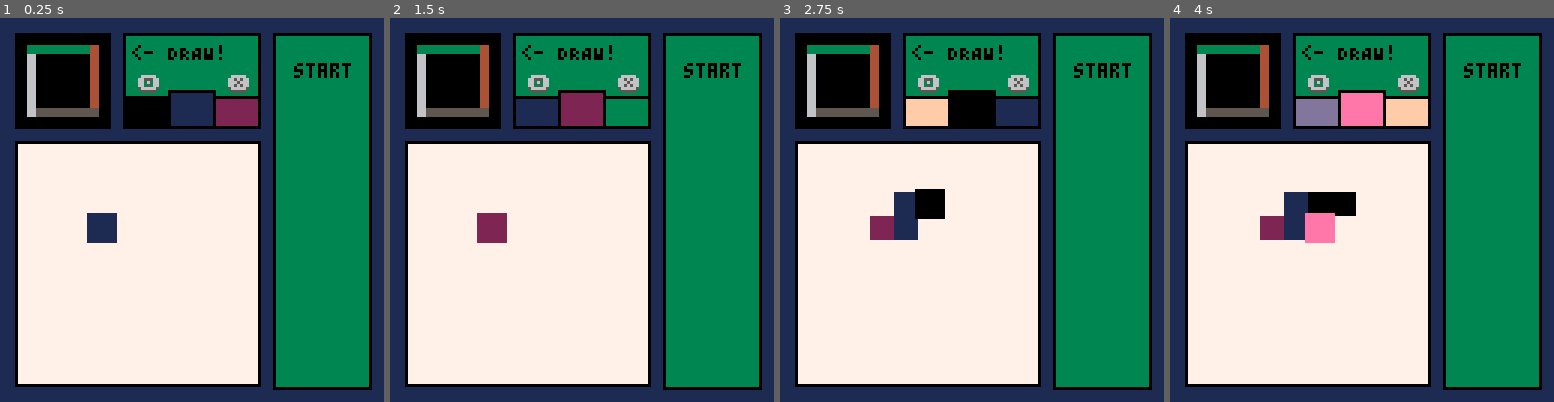
Above: before the commit, frames 1-4 (left to right).
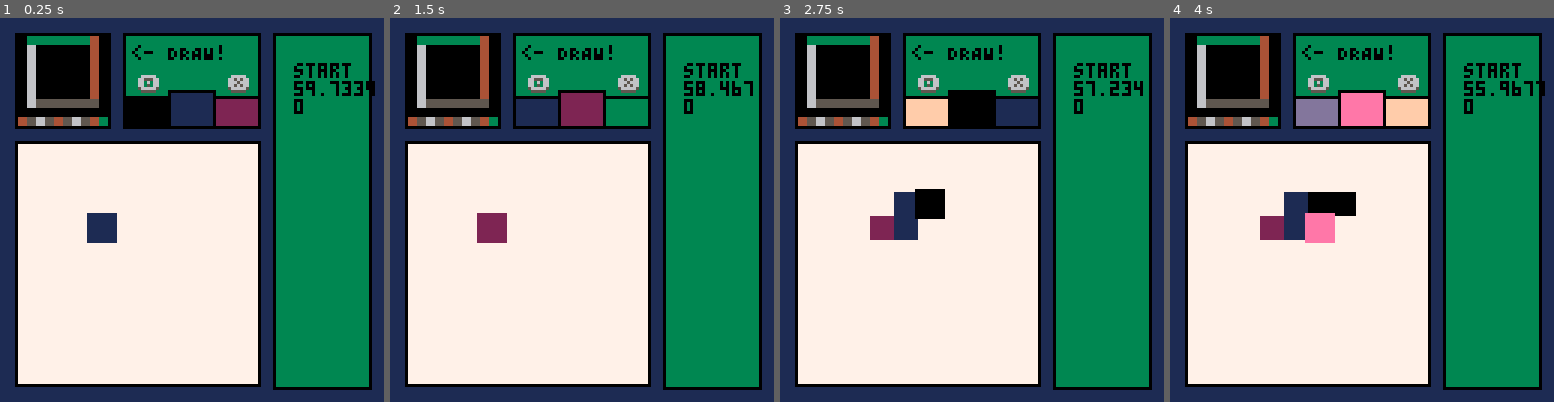
Above: after the commit, the same moments.

Repository: appellatebaton0/siege-6
Game: PICO-8 cartridge siege6.p8
Two runs of this game, one before a commit and one after it. Both use one fixed random seed, a clock stepped at 60 frames per second and the inputs below.
Inputs:
- Up to frame 1 (0.25 s): no input
- Up to frame 2 (1.5 s): tap X (X key) at 0.33, 1.07 s; tap O (Z key) at 0.7 s
- Up to frame 3 (2.75 s): hold Right 1.6-2.1 s; tap O (Z key) at 1.7, 2.1, 2.5 s; tap X (X key) at 1.85 s; hold Up 2.15-2.42 s; hold Right from 2.47 s (still down)
- Up to frame 4 (4 s): tap O (Z key) at 2.9, 3.3, 3.7 s; tap X (X key) at 2.97 s; release Right at 3.03 s; hold Left 3.08-3.58 s; hold Down 3.63-3.97 s

The runs differ from the first frame. In frame 1, 2.6% of the frame differs, in the area x 4-98%, y 4-29%; in frame 2, 2.6%; in frame 3, 2.6%; in frame 4, 2.6%.

Commit message:
v0.11 - Timers, States, and Scores (Oh My!)
- Added a timer that ticks down every time a new drawing starts - no lose condition yet.
- Started setting up for a menu
- Added a score that goes up with every level, with a hefty bonus for finishing with extra time.

Diff:
--- a/siege6.lua
+++ b/siege6.lua
@@ -13,6 +13,74 @@
     rect(x0, y0, x1, y1, outline)
 end
 
+function move_towards(from, to, delta)
+    amount = to - from
+
+    // Make sure you dont move more than allowed by delta.
+    if amount < 0 then amount = max(-delta, amount)
+elseif amount > 0 then amount = min( delta, amount) end
+
+    return from + amount
+end
+
+// Anything relating to the current time and state of the game.
+state = {
+
+    draw_time = 0.0,
+
+    // A table of all the time values for each level. Lookup table of the log function time = 30 - log10(i)
+    time_table = {60,55,53,51,50,48,47,46,46,45,44,44,43,43,42,42,42,41,41,40,40,40,40,39,39,39,39,38,38,38,38,37,37,37,37,37,36,36,36,36,36,36,35,35,35,35,35,35,35,35,34,34,34,34,34,34,34,34,33,33,33,33,33,33,33,33,33,33,32,32,32,32,32,32,32,32,32,32,32,31,31,31,31,31,31,31,31,31,31,31,31,31,30,30,30,30,30,30,30},
+
+    _init=function (this)
+        // Start in the... start menu, duh.
+        //this.in_menu = true
+
+        this.score = 0
+        this.current_level = 1
+
+        this:start_round()
+    end,
+
+    _update=function(this)
+        if not this.in_menu then
+            this.draw_time = move_towards(this.draw_time, 0, 1/30)
+        end
+    end,
+
+    start_round=function(this, level)
+        level = level or this.current_level
+        this.current_level = level
+
+        this.draw_time = this.time_table[level]
+
+        grid:reset_canvas()
+        game_pane:reset_canvas()
+
+    end,
+
+    attempt_win=function (this)
+
+        // Return if not a win.
+        for i=1,grid.grid_size do
+            for j=1,grid.grid_size do
+                if not (grid.canvas[i][j] == game_pane.canvas[i][j]) then return false end
+            end
+        end
+
+        // Won round!
+
+        // Add any spare time to the score
+        this.score += flr(7 * this.draw_time)
+
+        // Add the level value to the score
+        this.score += flr(10 * this.current_level)
+
+        this.current_level += 1
+        this:start_round()
+    end
+}
+
+// The space that holds the current art and runs everything relating to it.
 grid = {
     art = {},
     grid_size = 10,
@@ -69,24 +137,9 @@
         }
     },
 
-    // Check the grids against each other to see if its complete.
-    attempt_win=function(this)
-
-        // Return if not a win.
-        for i=1,this.grid_size do
-            for j=1,this.grid_size do
-                if not (this.canvas[i][j] == game_pane.canvas[i][j]) then return false end
-            end
-        end
-
-        // Won!
-
-        this:reset_canvas()
-        game_pane:reset_canvas()
-
-    end
-}
-
+}
+
+// The space that tells the player what to draw
 hint_pane = {
     x=5, y=5, sx=32, sy=32,
 
@@ -106,6 +159,8 @@
         end
     end
 }
+
+// The space in which the player draws.
 game_pane = {
     x=5, y=41, sx=82, sy=82,
 
@@ -141,6 +196,8 @@
         end
     end
 }
+
+// The space that tells the player more information about what is going on.
 direct_pane = {
     x=41, y=5, sx=45, sy=31,
 
@@ -195,12 +252,15 @@
     end
 }
 
+// The space that either gives more information or allows for customization.
 option_pane = {
     x=91, y=5, sx=32, sy=118,
 
     _draw=function(this)
         rectline(this.x, this.y, this.sx, this.sy, 3, 0)
         print("start", this.x + 7, this.y + 10, 0)
+        print(state.draw_time, this.x + 7, this.y + 16, 0)
+        print(state.score, this.x + 7, this.y + 22, 0)
     end
 }
 
@@ -228,7 +288,6 @@
         // Apply
         this.x = nx this.y = ny
 
-        grid:attempt_win()
     end,
 
     cycle_color=function(this)
@@ -249,7 +308,7 @@
         game_pane.canvas[this.x][this.y] = this.color
 
         // Check for success
-        grid:attempt_win()
+        state:attempt_win()
     end,
 
     _update=function(this)
@@ -274,11 +333,14 @@
     grid:_init()
     game_pane:_init()
 
+    state:_init()
+
     direct_pane:update_colors()
 end
 
 function _update()
     cursor:_update()
+    state:_update()
 end
 
 function _draw()
